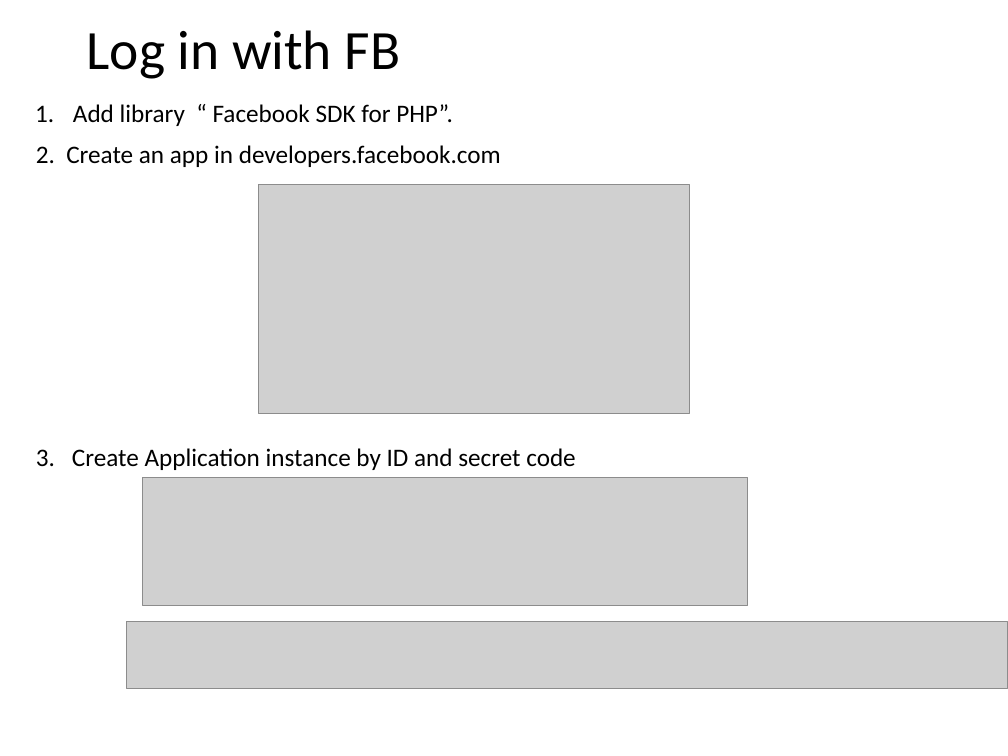
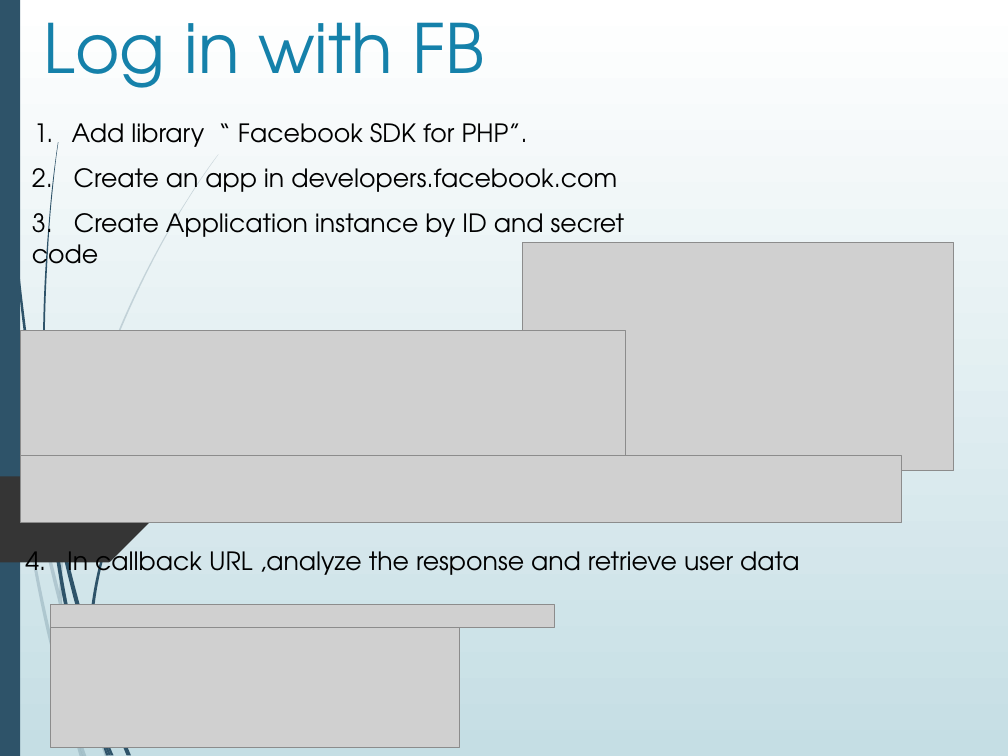
Before and after one commit to mihoakasaka/PHP_Project, a slide deck: slide 1 of Log in with FB.pptx. Drawn at 1008x756 pixels with LibreOffice and Linux fonts; fonts in the diff are those of the drawing; grey boxes stand for pictures. Boxes give left, top, right and bottom in pixels: in the first picture for what was removed or moved away, otherwise in the second. Text is boxed around its words. In the diff, an @@ line names an element or a change of style, - is before the commit and + after.

```diff
--- a/Log in with FB.pptx
+++ b/Log in with FB.pptx
@@ background #FFFFFF to gradient #FFFFFF to #C5DEE5 @@
@@ rectangle added at (x1=0, y1=0, x2=20, y2=756), fill #2E5369 @@
@@ title "Log in with FB" moved from (x1=87, y1=30, x2=401, y2=79) to (x1=44, y1=22, x2=484, y2=88) @@
@@ title "Log in with FB" at (x1=44, y1=22, x2=484, y2=88): size 39.6 to 48.6 pt, font Calibri to TeX Gyre Adventor, text colour #000000 to #1581AA; alignment centre to left; vertical alignment middle to bottom @@
@@ text "Add library “ Facebook SDK ..." moved from (x1=73, y1=104, x2=453, y2=126) to (x1=72, y1=123, x2=528, y2=147) @@
@@ text "2. Create an app in ..." moved from (x1=36, y1=145, x2=501, y2=167) to (x1=32, y1=168, x2=617, y2=199) @@
@@ font Calibri to TeX Gyre Adventor in 3 elements at (x1=72, y1=123, x2=528, y2=147), (x1=32, y1=168, x2=617, y2=199), (x1=32, y1=206, x2=625, y2=275) @@
@@ text "3. Create Application instance by ..." moved from (x1=36, y1=448, x2=575, y2=470) to (x1=32, y1=206, x2=625, y2=275) @@
@@ picture moved from (x1=258, y1=184, x2=689, y2=413) to (x1=523, y1=242, x2=955, y2=471) @@
@@ picture moved from (x1=143, y1=478, x2=748, y2=606) to (x1=21, y1=331, x2=626, y2=459) @@
@@ freeform shape added at (x1=0, y1=477, x2=151, y2=562), fill #353535 @@
@@ picture moved from (x1=127, y1=622, x2=1008, y2=688) to (x1=20, y1=456, x2=901, y2=522) @@
@@ text added at (x1=25, y1=544, x2=800, y2=582), 18 pt, text #000000 @@
+4. In callback URL ,analyze the response and retrieve user data
@@ picture added at (x1=50, y1=605, x2=554, y2=628) @@
@@ picture added at (x1=50, y1=628, x2=460, y2=748) @@
@@ group added at (x1=0, y1=154, x2=219, y2=756): 10 freeform shapes @@
@@ group added at (x1=2, y1=0, x2=218, y2=756): 10 freeform shapes @@
```
Also in this commit, not shown: 1 slide added, 1 slide removed, 6 other files.
